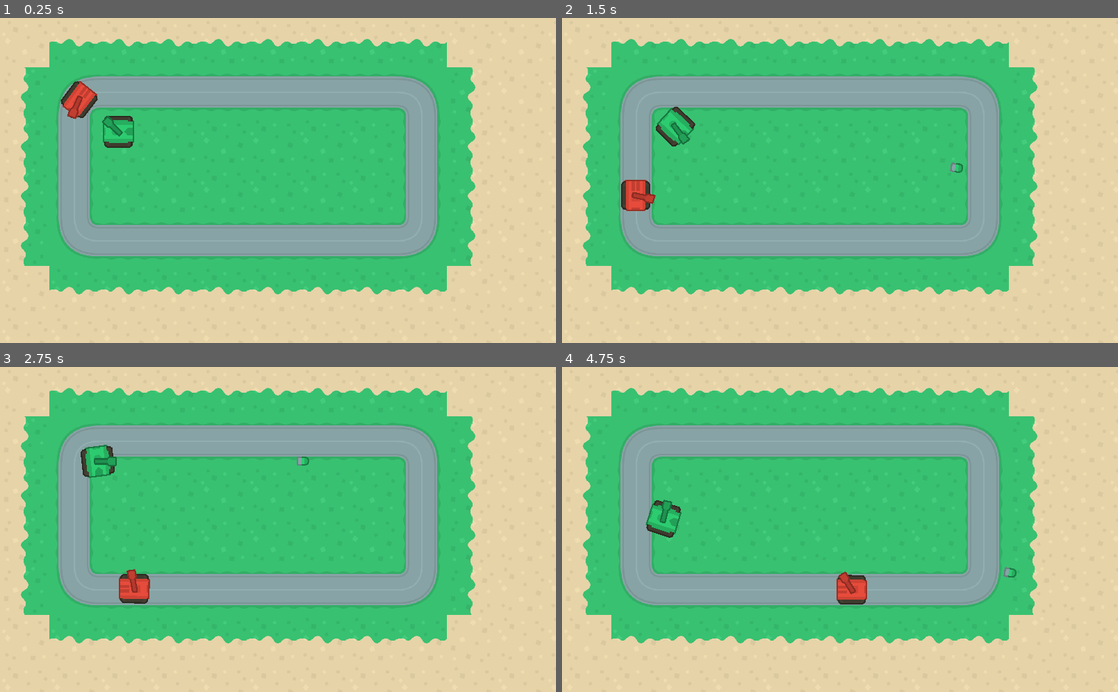
Above: before the commit, frames 1-4 (two rows, left to right).
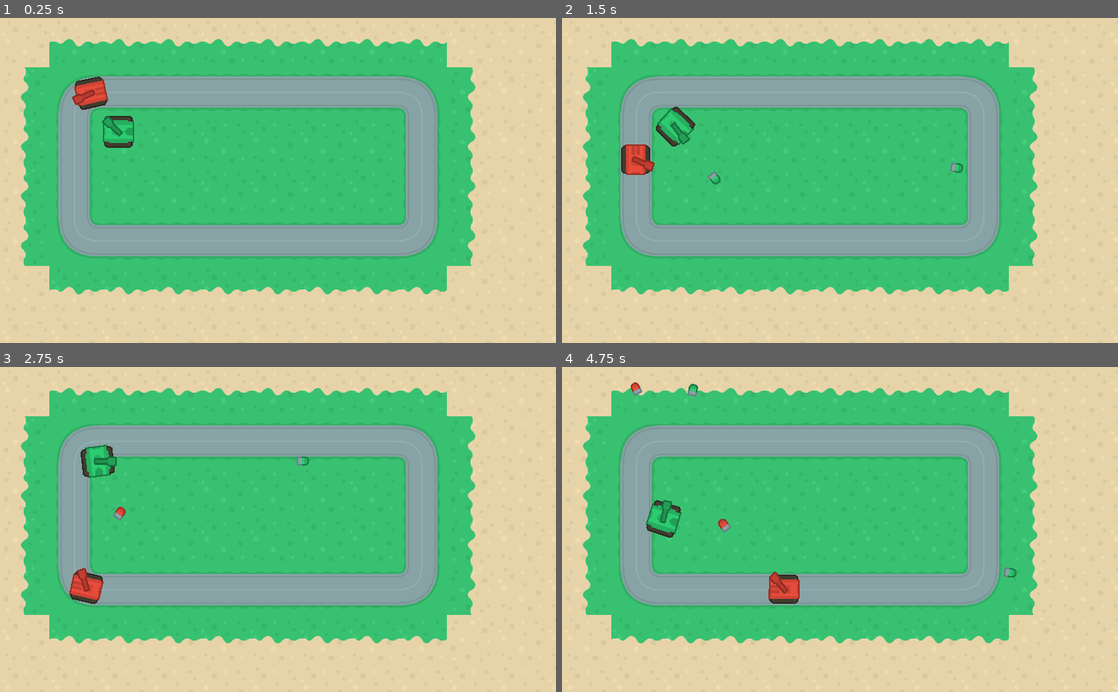
Above: after the commit, the same moments.

Repository: TheTOXIN/GodotTankBattle
Game: Godot game, scene res://maps/Map01.tscn
Two runs of this game, one before a commit and one after it. Both use one fixed random seed, a clock stepped at 60 frames per second and the inputs below.
Inputs (mouse positions are in pixels of both pictures, inside the frame that each line leads up to):
- Up to frame 1 (0.25 s): no input
- Up to frame 2 (1.5 s): move the mouse to (962, 164) at 0.52 s; hold D (turn_right) 0.53-1.28 s; click (962, 164) at 0.6 s; move the mouse to (728, 196) at 1.27 s; hold S (back) from 1.28 s (still down); click (728, 196) at 1.35 s
- Up to frame 3 (2.75 s): move the mouse to (333, 458) at 2.02 s; release S (back) at 2.03 s; hold D (turn_right) from 2.03 s (still down); click (333, 458) at 2.1 s
- Up to frame 4 (4.75 s): move the mouse to (812, 594) at 2.77 s; release D (turn_right) at 2.78 s; hold W (forward) 2.78-3.53 s; click (812, 594) at 2.85 s; move the mouse to (1006, 578) at 3.52 s; hold A (turn_left) from 3.53 s (still down); click (1006, 578) at 3.6 s; move the mouse to (673, 480) at 4.27 s; click (673, 480) at 4.35 s

The runs differ from the first frame. In frame 1, 0.6% of the frame differs, in the area x 10-20%, y 17-32%; in frame 2, 1.0%; in frame 3, 1.1%; in frame 4, 1.2%, in the area x 12-55%, y 4-74%.

Commit message:
add enemy shoots and soft stop moving

Diff:
--- /dev/null
+++ b/bullets/EnemyBullet.gd
@@ -0,0 +1 @@
+extends "res://bullets/Bullet.gd"
--- /dev/null
+++ b/bullets/EnemyBullet.tscn
@@ -0,0 +1,22 @@
+[gd_scene load_steps=5 format=2]
+
+[ext_resource path="res://bullets/Bullet.tscn" type="PackedScene" id=1]
+[ext_resource path="res://assets/onlyObjects_retina_rotated.png" type="Texture" id=2]
+[ext_resource path="res://bullets/EnemyBullet.gd" type="Script" id=3]
+
+[sub_resource type="RectangleShape2D" id=1]
+extents = Vector2( 15.5, 12 )
+
+[node name="EnemyBullet" instance=ExtResource( 1 )]
+script = ExtResource( 3 )
+speed = 750
+damage = 10
+lifetime = 2.0
+
+[node name="Sprite" parent="." index="0"]
+texture = ExtResource( 2 )
+region_rect = Rect2( 388, 322, 32, 24 )
+region_filter_clip = true
+
+[node name="CollisionShape2D" parent="." index="1"]
+shape = SubResource( 1 )
--- a/maps/Map01.tscn
+++ b/maps/Map01.tscn
@@ -35,6 +35,7 @@
 rotation = 3.11802
 
 [node name="Enemy" parent="Paths/Path2D/PathFollow2D" instance=ExtResource( 4 )]
-speed = 200
+detect_radius = 500
 
 [connection signal="shoot" from="Player" to="." method="_on_Tank_shoot"]
+[connection signal="shoot" from="Paths/Path2D/PathFollow2D/Enemy" to="." method="_on_Tank_shoot"]
--- a/tanks/Enemy.gd
+++ b/tanks/Enemy.gd
@@ -6,8 +6,10 @@
 onready var parent = get_parent()
 
 var target: Node2D = null
+var speed = 0
 
 func _ready():
+	$DetectRadius/CollisionShape2D.shape = CapsuleShape2D.new()
 	$DetectRadius/CollisionShape2D.shape.radius = detect_radius
 
 func _process(delta):
@@ -18,7 +20,16 @@
 		$Turret.global_rotation = current_dir.linear_interpolate(target_dir, turret_speed * delta).angle()
 		#TODO set default
 
+		#dot product vectors
+		if target_dir.dot(current_dir) > 0.9:
+			shoot()
+
 func control(delta):
+	if $LookHead1.is_colliding() or $LookHead2.is_colliding():
+		speed = lerp(speed, 0, 0.1)
+	else:
+		speed = lerp(speed, max_speed, 0.05)
+
 	if parent is PathFollow2D:
 		parent.offset += speed * delta
 		position = Vector2.ZERO
--- a/tanks/Enemy.tscn
+++ b/tanks/Enemy.tscn
@@ -3,18 +3,17 @@
 [ext_resource path="res://tanks/Tank.tscn" type="PackedScene" id=1]
 [ext_resource path="res://assets/onlyObjects_retina_rotated.png" type="Texture" id=2]
 [ext_resource path="res://tanks/Enemy.gd" type="Script" id=3]
+[ext_resource path="res://bullets/EnemyBullet.tscn" type="PackedScene" id=4]
 
 [sub_resource type="RectangleShape2D" id=2]
 extents = Vector2( 40, 33.5 )
-
-[sub_resource type="CircleShape2D" id=1]
-radius = 300.0
 
 [node name="Enemy" instance=ExtResource( 1 )]
 collision_layer = 4
 collision_mask = 10
 script = ExtResource( 3 )
-speed = 150
+Bullet = ExtResource( 4 )
+max_speed = 175
 gun_cooldown = 0.5
 health = 100
 turret_speed = 1.0
@@ -35,11 +34,25 @@
 region_enabled = true
 region_rect = Rect2( 452, 34, 60, 24 )
 
+[node name="Muzzle" parent="Turret" index="0"]
+position = Vector2( 55, 0 )
+
 [node name="DetectRadius" type="Area2D" parent="." index="4"]
 collision_mask = 2
 
 [node name="CollisionShape2D" type="CollisionShape2D" parent="DetectRadius" index="0"]
-shape = SubResource( 1 )
+
+[node name="LookHead1" type="RayCast2D" parent="." index="5"]
+position = Vector2( 0, -30 )
+enabled = true
+cast_to = Vector2( 100, 0 )
+collision_mask = 7
+
+[node name="LookHead2" type="RayCast2D" parent="." index="6"]
+position = Vector2( 0, 30 )
+enabled = true
+cast_to = Vector2( 100, 0 )
+collision_mask = 7
 
 [connection signal="body_entered" from="DetectRadius" to="." method="_on_DetectRadius_body_entered"]
 [connection signal="body_exited" from="DetectRadius" to="." method="_on_DetectRadius_body_exited"]
--- a/tanks/Player.gd
+++ b/tanks/Player.gd
@@ -16,9 +16,9 @@
 	velocity = Vector2.ZERO
 
 	if Input.is_action_pressed("forward"):
-		velocity = (Vector2.RIGHT * speed).rotated(rotation)
+		velocity = (Vector2.RIGHT * max_speed).rotated(rotation)
 	if Input.is_action_pressed("back"):
-		velocity = (Vector2.LEFT * speed / 2).rotated(rotation)
+		velocity = (Vector2.LEFT * max_speed / 2).rotated(rotation)
 
 	if Input.is_action_just_pressed("click"):
 		shoot()
--- a/tanks/Player.tscn
+++ b/tanks/Player.tscn
@@ -14,9 +14,9 @@
 collision_mask = 5
 script = ExtResource( 3 )
 Bullet = ExtResource( 4 )
-speed = 200
+max_speed = 200
 rotation_speed = 1.0
-gun_cooldown = 1.0
+gun_cooldown = 0.5
 health = 100
 
 [node name="Body" parent="." index="0"]
--- a/tanks/Tank.gd
+++ b/tanks/Tank.gd
@@ -5,7 +5,7 @@
 signal shoot
 
 export (PackedScene) var Bullet
-export (int) var speed
+export (int) var max_speed
 export (float) var rotation_speed
 export (float) var gun_cooldown
 export (int) var health
